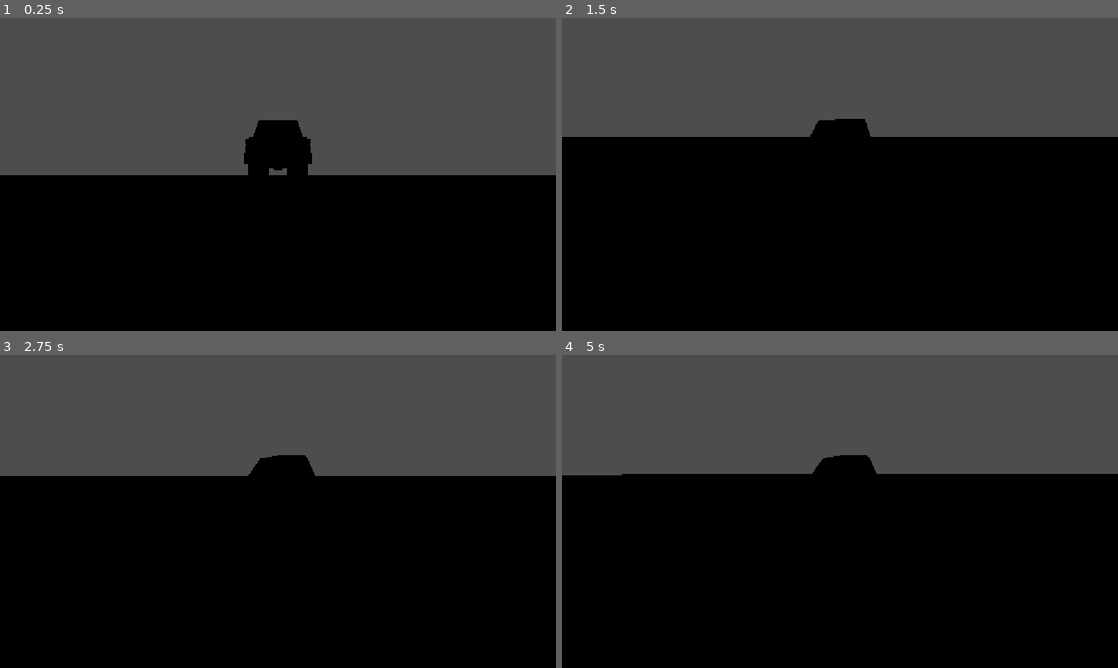
Above: before the commit, frames 1-4 (two rows, left to right).
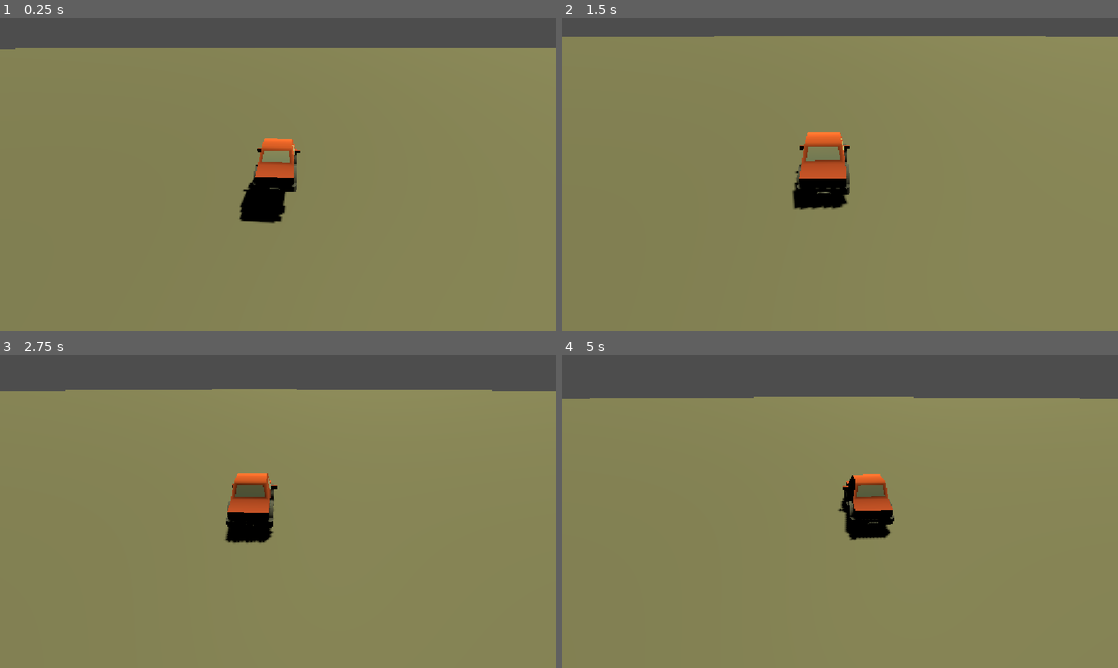
Above: after the commit, the same moments.

Repository: LigouleM/PortfolioCar
Game: Godot game, scene res://Scenes/main.tscn
Same seed, same stepped clock (60 frames per second), same inputs: the game is played once before the commit and once after it.
Inputs (mouse positions are in pixels of both pictures, inside the frame that each line leads up to):
- Up to frame 1 (0.25 s): no input
- Up to frame 2 (1.5 s): move the mouse to (867, 174) at 0.52 s; hold D (Right) 0.53-1.28 s; hold W (Gas) 0.53-1.28 s; move the mouse to (812, 174) at 1.27 s; hold S (Brake) from 1.28 s (still down); tap W (Gas) at 1.35 s
- Up to frame 3 (2.75 s): move the mouse to (289, 505) at 2.02 s; release S (Brake) at 2.03 s; hold D (Right) from 2.03 s (still down); hold W (Gas) from 2.03 s (still down)
- Up to frame 4 (5 s): move the mouse to (834, 517) at 2.77 s; release W (Gas) at 2.78 s; tap W (Gas) at 2.85, 4.35 s; move the mouse to (878, 514) at 3.52 s; release D (Right) at 3.53 s; hold W (Gas) 3.53-4.28 s; hold A (Left) from 3.53 s (still down); move the mouse to (795, 508) at 4.27 s

The runs differ from the first frame. In frame 1, 89% of the frame differs, in the area x 0-100%, y 9-100%; in frame 2, 93%, in the area x 0-100%, y 5-100%; in frame 3, 88%; in frame 4, 86%.

Commit message:
Imported road assets, perfected camera

Diff:
--- a/portfolio-car/Scenes/car.tscn
+++ b/portfolio-car/Scenes/car.tscn
@@ -2,7 +2,7 @@
 
 [ext_resource type="Script" uid="uid://cft2d0pulptut" path="res://Scripts/car.gd" id="1_go66d"]
 [ext_resource type="Texture2D" uid="uid://bg55rod4nr5vc" path="res://Assets/Textures/colormap.png" id="2_1sfmx"]
-[ext_resource type="Script" uid="uid://cvq6omn6rbdw4" path="res://Scripts/cam.gd" id="3_1sfmx"]
+[ext_resource type="Script" uid="uid://b2otlj1nil5pm" path="res://Scripts/camera_3d.gd" id="3_1sfmx"]
 
 [sub_resource type="StandardMaterial3D" id="StandardMaterial3D_f1vy4"]
 resource_name = "colormap"
@@ -279,9 +279,6 @@
 transform = Transform3D(1, 0, 0, 0, 1, 0, 0, 0, 1, 0, 0.45194578, -0.936587)
 shape = SubResource("BoxShape3D_57qmd")
 
-[node name="CameraArm" type="SpringArm3D" parent="." unique_id=198595689]
-collision_mask = 0
-spring_length = 5.0
+[node name="Camera3D" type="Camera3D" parent="." unique_id=1063758425]
+transform = Transform3D(1, 0, 0, 0, 1, 0, 0, 0, 1, -2.380774, 4.460454, -11.911486)
 script = ExtResource("3_1sfmx")
-
-[node name="Camera3D" type="Camera3D" parent="CameraArm" unique_id=1063758425]
--- a/portfolio-car/Scenes/main.tscn
+++ b/portfolio-car/Scenes/main.tscn
@@ -4,7 +4,7 @@
 
 [sub_resource type="BoxShape3D" id="BoxShape3D_yf5fn"]
 
-[node name="Node3D" type="Node3D" unique_id=792172558]
+[node name="Main" type="Node3D" unique_id=792172558]
 
 [node name="StaticBody3D" type="StaticBody3D" parent="." unique_id=1740405203]
 
@@ -17,3 +17,9 @@
 
 [node name="Car" parent="." unique_id=540180134 instance=ExtResource("1_jjgbg")]
 transform = Transform3D(1, 0, 0, 0, 1, 0, 0, 0, 1, 1.9268074, 1.2787247, -1.32518)
+
+[node name="DirectionalLight3D" type="DirectionalLight3D" parent="." unique_id=1929319255]
+transform = Transform3D(-0.9334965, 1.4338849e-07, -0.35858658, -0.35705474, -0.092333734, 0.9295087, -0.033109352, 0.9957281, 0.086192995, 0, 5.2513885, 0)
+light_color = Color(0.99999946, 0.98838586, 0.65353477, 1)
+light_energy = 0.8
+shadow_enabled = true
--- a/portfolio-car/Scripts/cam.gd
+++ /dev/null
@@ -1,15 +0,0 @@
-extends SpringArm3D
-
-var MouseSensitivity = 0.1
-
-func _ready() -> void:
-	Input.set_mouse_mode(Input.MOUSE_MODE_CAPTURED)
-	set_as_top_level(true)
-
-func _input(event):
-	if event is InputEventMouseMotion:
-		rotation_degrees.x -= event.relative.y * MouseSensitivity
-		rotation_degrees.x = clamp(rotation_degrees.x, -90, -10)
-
-		rotation_degrees.y -= event.relative.x * MouseSensitivity
-		rotation_degrees.y = clamp(rotation_degrees.y, 0, 360)
--- /dev/null
+++ b/portfolio-car/Scripts/camera_3d.gd
@@ -0,0 +1,46 @@
+extends Camera3D
+
+# Ajustes de posición
+var follow_distance: float = 4.5
+var follow_height: float = 3.5
+var follow_speed: float = 6.0
+
+# Ajustes de Zoom / FOV
+var min_fov: float = 75.0
+var max_fov: float = 95.0
+var fov_speed: float = 3.0
+
+# Ajustes de enfoque visual
+var look_shift: float = -3.0
+
+var car: VehicleBody3D
+
+func _ready() -> void:
+	# Independiza la cámara del transform del padre, evitando que herede los rebotes.
+	car = get_parent()
+	set_as_top_level(true)
+
+func _physics_process(delta: float) -> void:
+	if not car: return
+
+	# 1. Movimiento suave y sin rebotes
+	# Calculamos el punto ideal detrás del auto basándonos en su orientación global
+	var target_pos = car.global_position - (car.global_transform.basis.z * follow_distance)
+	target_pos.y = car.global_position.y + follow_height
+
+	# Interpolamos la posición global para suavizar el seguimiento
+	global_position = global_position.lerp(target_pos, follow_speed * delta)
+
+	# 2. Efecto de zoom dinámico (FOV)
+	# Calculamos la velocidad real del auto para ajustar el FOV al acelerar o frenar
+	var speed = car.linear_velocity.length()
+	var target_fov = clamp(min_fov + (speed * 0.8), min_fov, max_fov)
+	fov = lerp(fov, target_fov, fov_speed * delta)
+
+	# 3. Cambio de foco al doblar
+	# Desplazamos el punto de mira en el eje X local del auto en base a cuánto está girando
+	var steering_offset = car.global_transform.basis.x * (-car.steering * look_shift)
+	var look_target = car.global_position + steering_offset
+
+	# Obligamos a la cámara a mirar siempre al auto + el leve desplazamiento lateral
+	look_at(look_target, Vector3.UP)
--- a/portfolio-car/Scripts/car.gd
+++ b/portfolio-car/Scripts/car.gd
@@ -6,7 +6,6 @@
 var turnAmount = 0.3
 
 func _physics_process(delta: float) -> void:
-	$CameraArm.position = position
 
 	var dir = Input.get_action_strength("Gas") - Input.get_action_strength("Brake")
 	var steeringDir = Input.get_action_strength("Left") - Input.get_action_strength("Right")
Not shown, added: portfolio-car/Assets/Models/Road/roadTile_001.gltf
Not shown, added: portfolio-car/Assets/Models/Road/roadTile_001.gltf.import
Not shown, added: portfolio-car/Assets/Models/Road/roadTile_002.gltf
Not shown, added: portfolio-car/Assets/Models/Road/roadTile_002.gltf.import
Not shown, added: portfolio-car/Assets/Models/Road/roadTile_003.gltf
Not shown, added: portfolio-car/Assets/Models/Road/roadTile_003.gltf.import
Not shown, added: portfolio-car/Assets/Models/Road/roadTile_004.gltf
Not shown, added: portfolio-car/Assets/Models/Road/roadTile_004.gltf.import
Not shown, added: portfolio-car/Assets/Models/Road/roadTile_005.gltf
Not shown, added: portfolio-car/Assets/Models/Road/roadTile_005.gltf.import
Not shown, added: portfolio-car/Assets/Models/Road/roadTile_006.gltf
Not shown, added: portfolio-car/Assets/Models/Road/roadTile_006.gltf.import
(and 594 more such lines)
